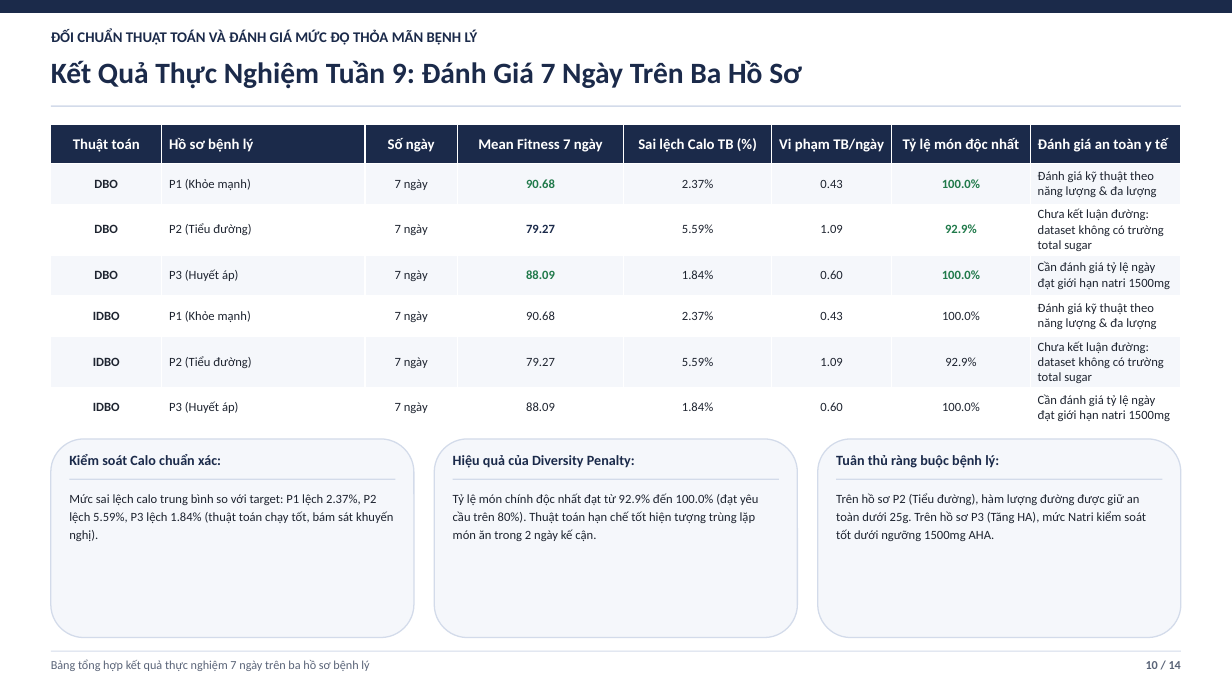
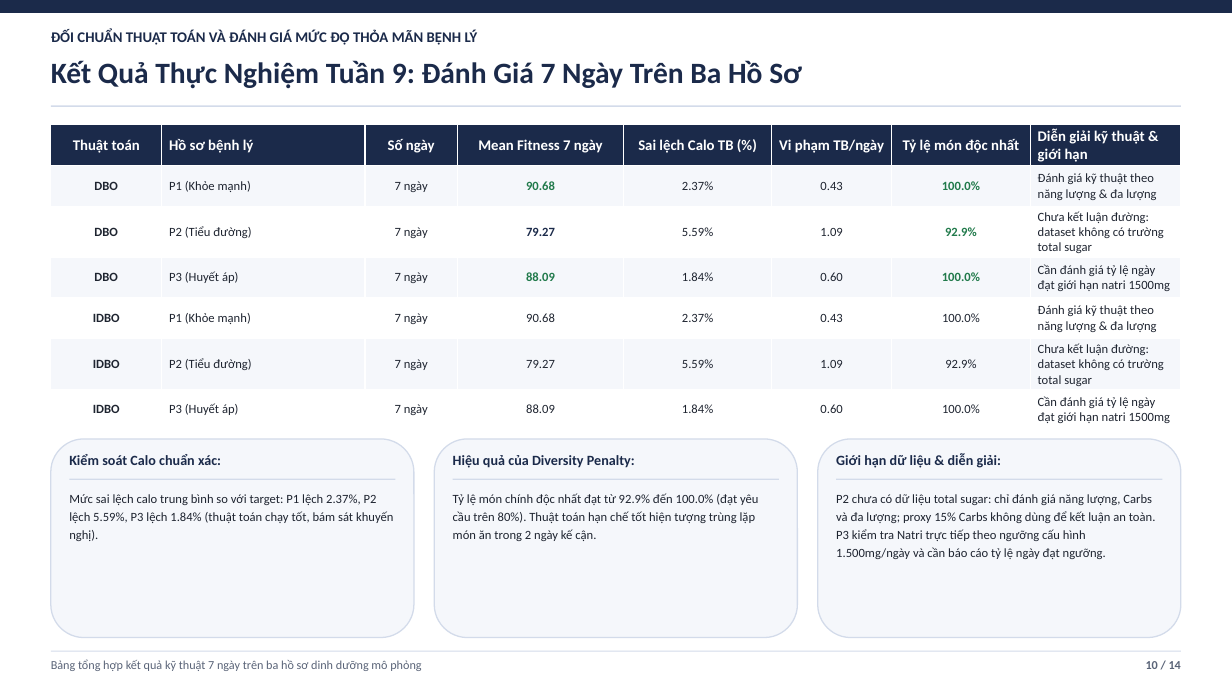
Before and after one commit to duylequang2303/DBO_heathcare, a slide deck: slide 10 of docs/slides/Slide_Bao_Cao_Tuan_8_9_DBO_IDBO.pptx. Drawn at 1232x693 pixels with LibreOffice and Linux fonts; fonts in the diff are those of the drawing. Boxes give left, top, right and bottom in pixels: in the first picture for what was removed or moved away, otherwise in the second. Text is boxed around its words. In the diff, an @@ line names an element or a change of style, - is before the commit and + after.

```diff
--- a/docs/slides/Slide_Bao_Cao_Tuan_8_9_DBO_IDBO.pptx
+++ b/docs/slides/Slide_Bao_Cao_Tuan_8_9_DBO_IDBO.pptx
@@ table at <box>51,125,1181,427</box> @@
-row 1, column 8: Đánh giá an toàn y tế
+row 1, column 8: Diễn giải kỹ thuật & giới hạn
@@ text at <box>836,453,1001,468</box>: text changed @@
-Tuân thủ ràng buộc bệnh lý:
+Giới hạn dữ liệu & diễn giải:
@@ text at <box>836,494,1156,559</box>: text changed @@
-Trên hồ sơ P2 (Tiểu đường), hàm lượng đường được giữ an toàn dưới 25g. Trên hồ sơ P3 (Tăng HA), mức Natri kiểm soát tốt dưới ngưỡng 1500mg AHA.
+P2 chưa có dữ liệu total sugar: chỉ đánh giá năng lượng, Carbs và đa lượng; proxy 15% Carbs không dùng để kết luận an toàn. P3 kiểm tra Natri trực tiếp theo ngưỡng cấu hình 1.500mg/ngày và cần báo cáo tỷ lệ ngày đạt ngưỡng.
@@ text at <box>51,659,421,671</box>: text changed @@
-Bảng tổng hợp kết quả thực nghiệm 7 ngày trên ba hồ sơ bệnh lý
+Bảng tổng hợp kết quả kỹ thuật 7 ngày trên ba hồ sơ dinh dưỡng mô phỏng
```
Also in this commit, not shown: 9 other slides changed, 2 other files.
